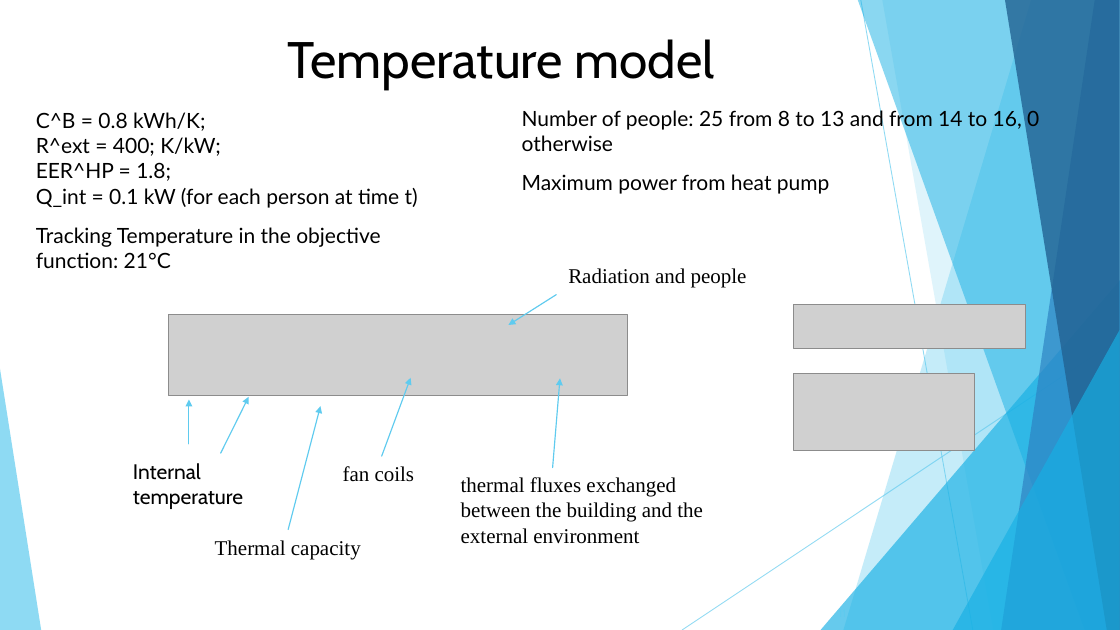
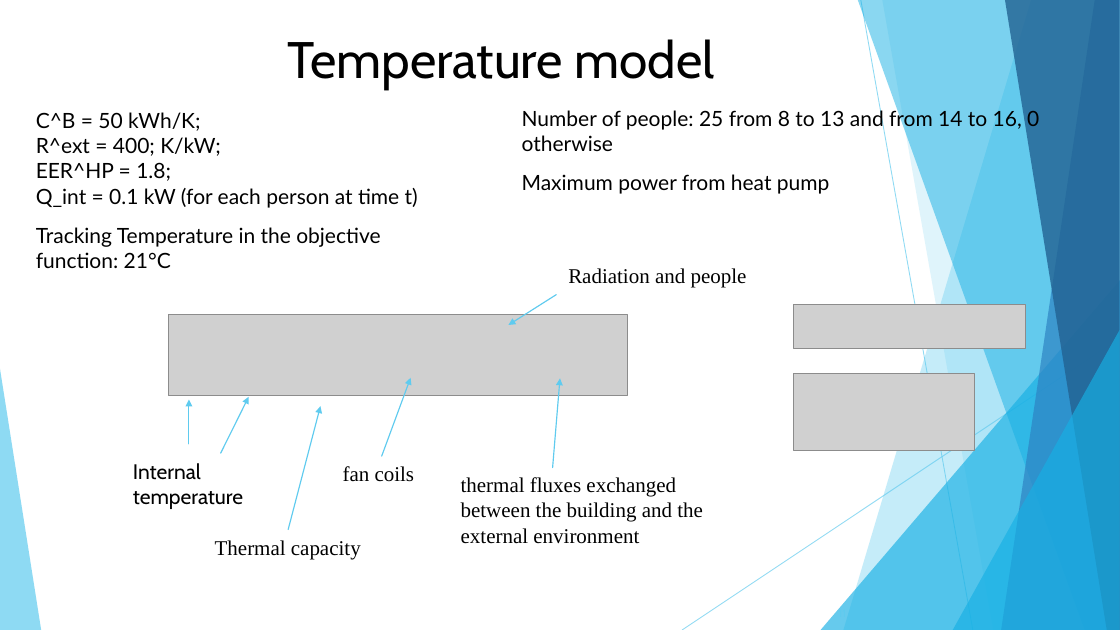
Before and after one commit to tehemmanuelkimbi-source/multi-microgrid-energy-optimization, a slide deck: slide 11 of docs/2025_Microgrid_Project.pptx. Drawn at 1120x630 pixels with LibreOffice and Linux fonts; fonts in the diff are those of the drawing; grey boxes stand for pictures. Boxes give left, top, right and bottom in pixels: in the first picture for what was removed or moved away, otherwise in the second. Text is boxed around its words. In the diff, an @@ line names an element or a change of style, - is before the commit and + after.

```diff
--- a/docs/2025_Microgrid_Project.pptx
+++ b/docs/2025_Microgrid_Project.pptx
@@ text at (x1=36, y1=112, x2=200, y2=131): text changed @@
-C^B = 0.8 kWh/K;
+C^B = 50 kWh/K;
```
Also in this commit, not shown: 16 other files.
